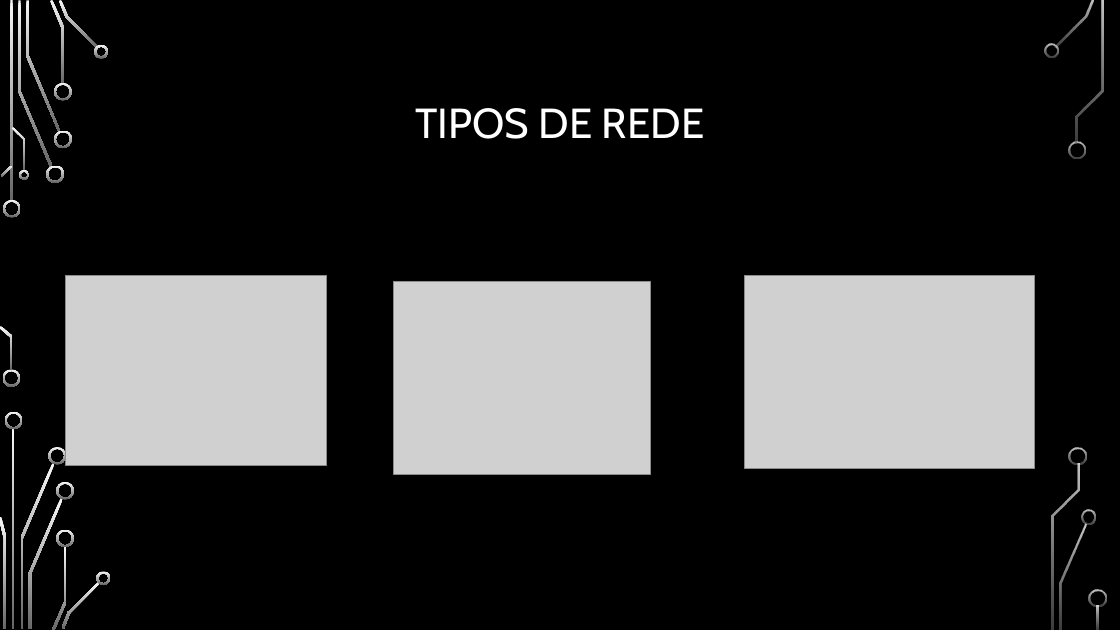
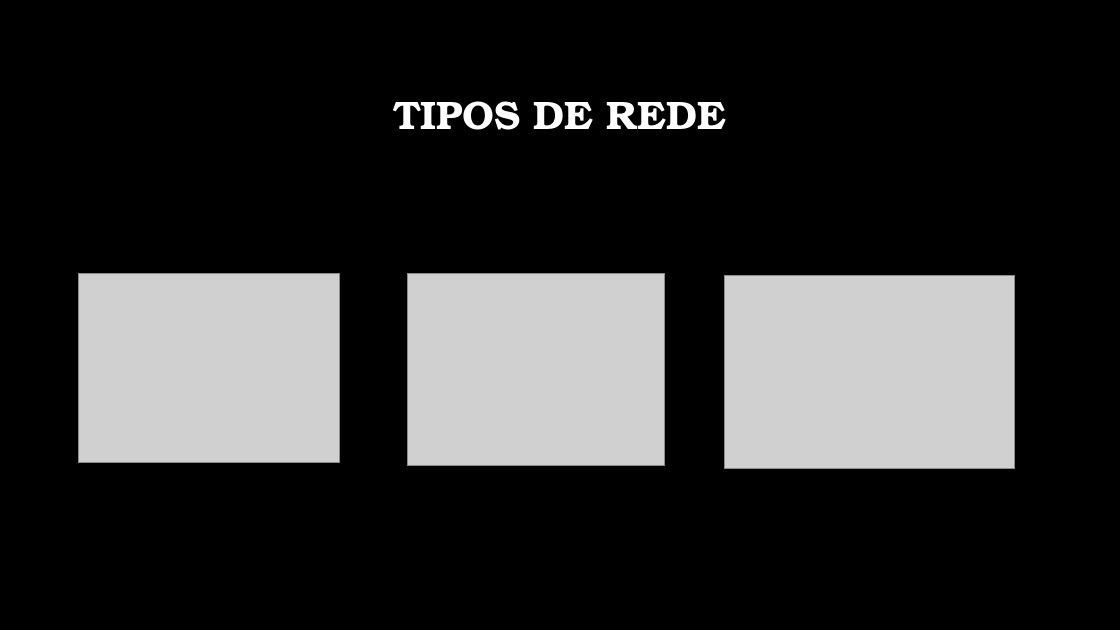
Before and after one commit to BrunoRicardo2/BrunoRicardo2, a slide deck: slide 7 of Trabalho Pratico.pptx. Drawn at 1120x630 pixels with LibreOffice and Linux fonts; fonts in the diff are those of the drawing; grey boxes stand for pictures; background and template pictures are left out. Boxes give left, top, right and bottom in pixels: in the first picture for what was removed or moved away, otherwise in the second. Text is boxed around its words. In the diff, an @@ line names an element or a change of style, - is before the commit and + after.

```diff
--- a/Trabalho Pratico.pptx
+++ b/Trabalho Pratico.pptx
@@ title "TIPOS DE REDE": place and size @@
-title "TIPOS DE REDE" at box(415, 108, 704, 139)
+title "TIPOS DE REDE" at box(393, 101, 726, 130)
@@ title "TIPOS DE REDE" at box(393, 101, 726, 130): size 36 to 34 pt, font Cabin to TeX Gyre Bonum, bold on @@
@@ picture: place and size @@
-picture at box(66, 276, 327, 465)
+picture at box(78, 273, 339, 463)
@@ picture: place and size @@
-picture at box(393, 281, 650, 474)
+picture at box(408, 273, 665, 465)
@@ picture: place and size @@
-picture at box(745, 276, 1035, 468)
+picture at box(725, 276, 1015, 468)
@@ group removed at box(0, 0, 1107, 630): 33 freeform shapes, 3 rectangles @@
```
Also in this commit, not shown: 7 other slides changed.
